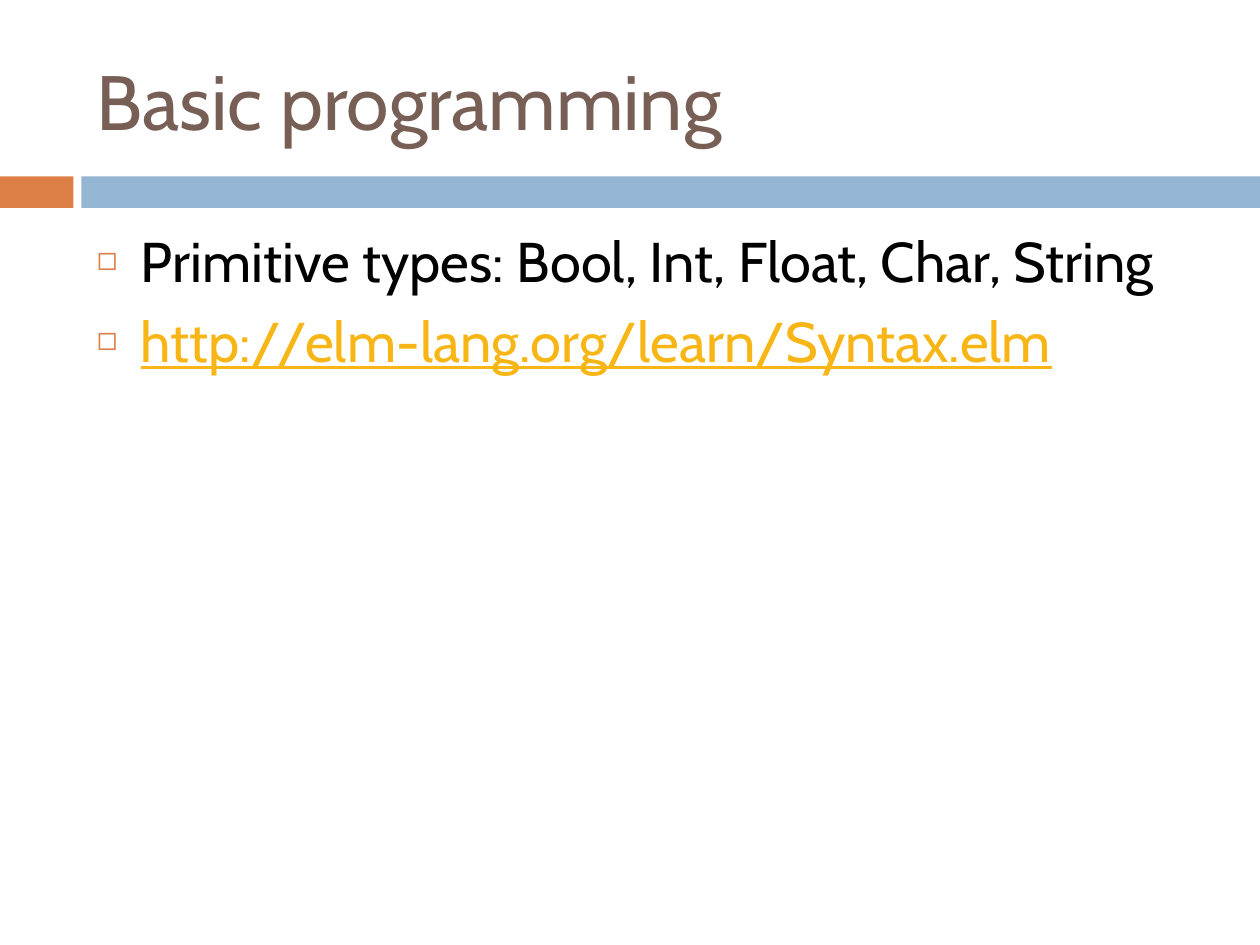
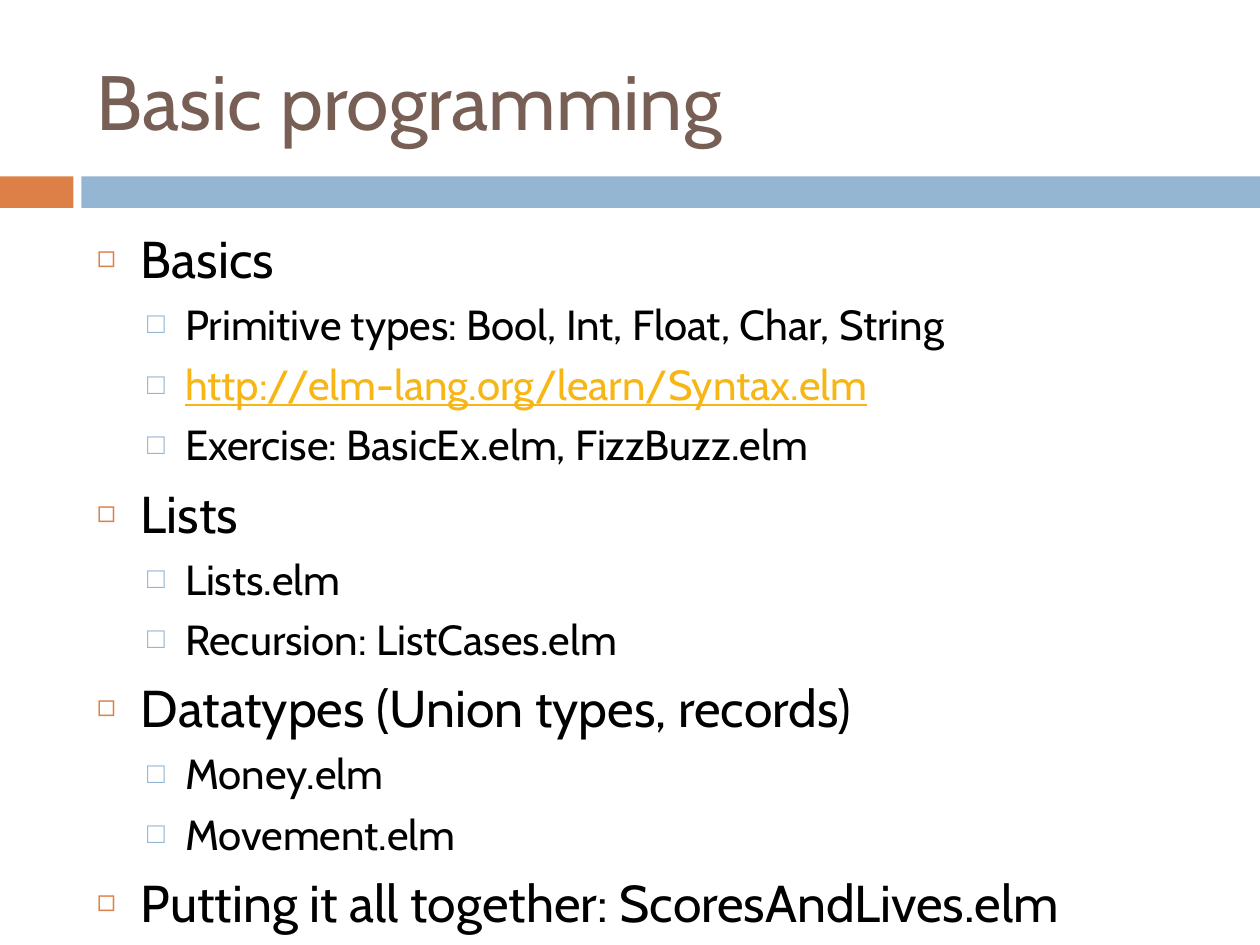
Before and after one commit to holdenlee/elm-class, a slide deck: slide 9 of lesson/Game Programming with Elm 2016.pptx. Drawn at 1260x945 pixels with LibreOffice and Linux fonts; fonts in the diff are those of the drawing. Boxes give left, top, right and bottom in pixels: in the first picture for what was removed or moved away, otherwise in the second. Text is boxed around its words. In the diff, an @@ line names an element or a change of style, - is before the commit and + after.

```diff
--- a/lesson/Game Programming with Elm 2016.pptx
+++ b/lesson/Game Programming with Elm 2016.pptx
@@ text at <box>141,241,274,279</box>: paragraph added @@
+◻ Basics
@@ text at <box>185,308,944,410</box>: size 32 to 24.1 pt in "Primitive types: Bool, Int, Float, Char, String", "http://elm-lang.org/learn/Syntax.elm"; bullet ◻ to □; list level 1 to 2 in "Primitive types: Bool, Int, Float, ..."; bullet colour #DD8047 to #94B6D2; list level 1 to 2 in "http://elm-lang.org/learn/Syntax.elm" @@
@@ text at <box>141,428,1059,934</box>: paragraphs added @@
+  □ Exercise: BasicEx.elm, FizzBuzz.elm
+◻ Lists
+  □ Lists.elm
+  □ Recursion: ListCases.elm
+◻ Datatypes (Union types, records)
+  □ Money.elm
+  □ Movement.elm
+◻ Putting it all together: ScoresAndLives.elm
```
Also in this commit, not shown: 4 other slides changed, 2 slides added, 5 slides removed, 1 other file.
